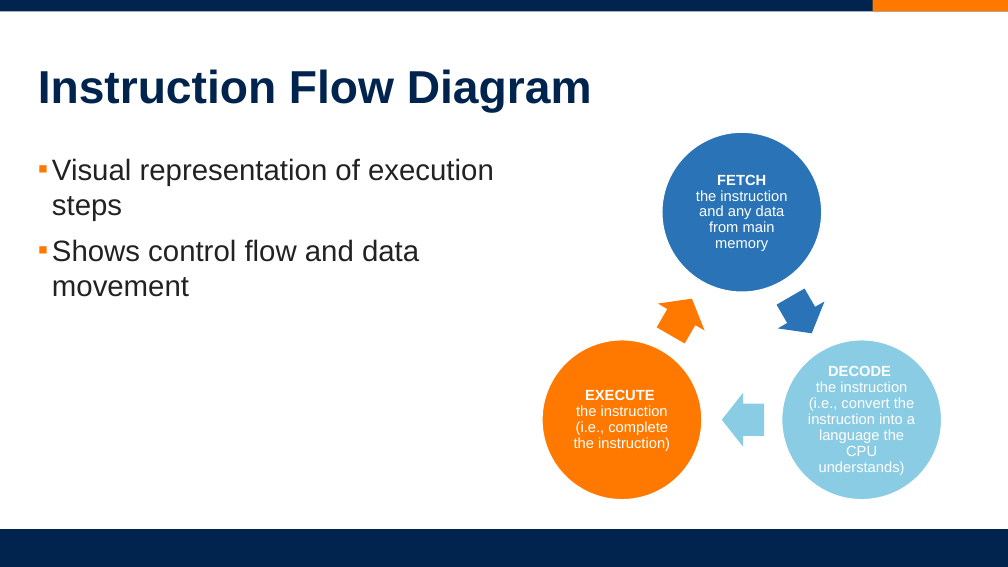
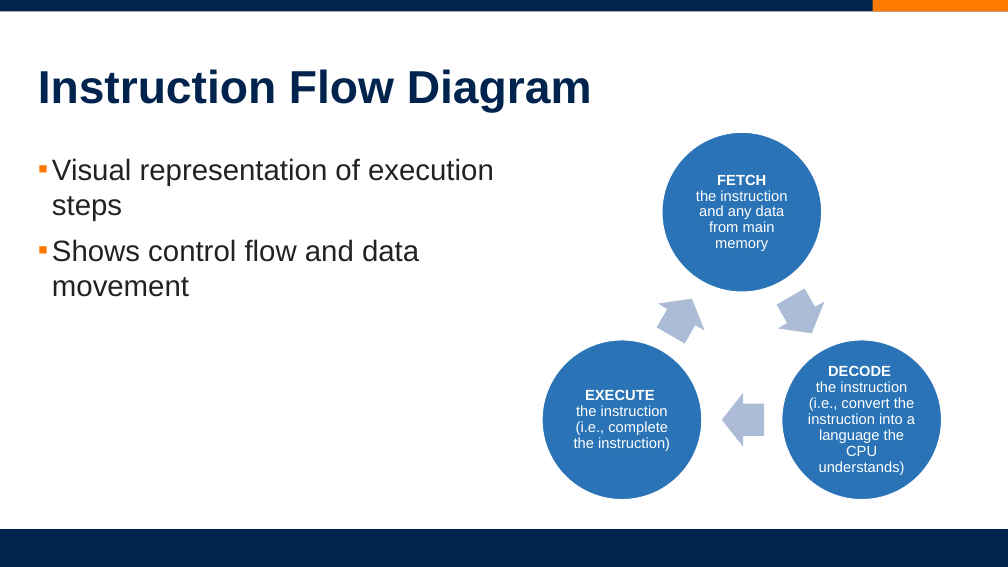
Before and after one commit to jfaller-csuf/csuf-ssp-oer, a slide deck: slide 6 of lectures/module_03/module_03_both.pptx. Drawn at 1008x567 pixels with LibreOffice and Linux fonts; fonts in the diff are those of the drawing; background and template pictures are left out. Boxes give left, top, right and bottom in pixels: in the first picture for what was removed or moved away, otherwise in the second. Text is boxed around its words. In the diff, an @@ line names an element or a change of style, - is before the commit and + after.

```diff
--- a/lectures/module_03/module_03_both.pptx
+++ b/lectures/module_03/module_03_both.pptx
@@ right arrow at box(647, 285, 715, 349): fill #FF7900 to #ADBCD7 @@
@@ right arrow at box(768, 283, 835, 347): fill #2973B6 to #ADBCD7 @@
@@ ellipse at box(542, 340, 702, 500): fill #FF7900 to #2973B6 @@
@@ ellipse at box(782, 340, 941, 500): fill #8ACCE4 to #2973B6 @@
@@ right arrow at box(722, 393, 765, 447): fill #8ACCE4 to #ADBCD7 @@
```
Also in this commit, not shown: 39 other files.
